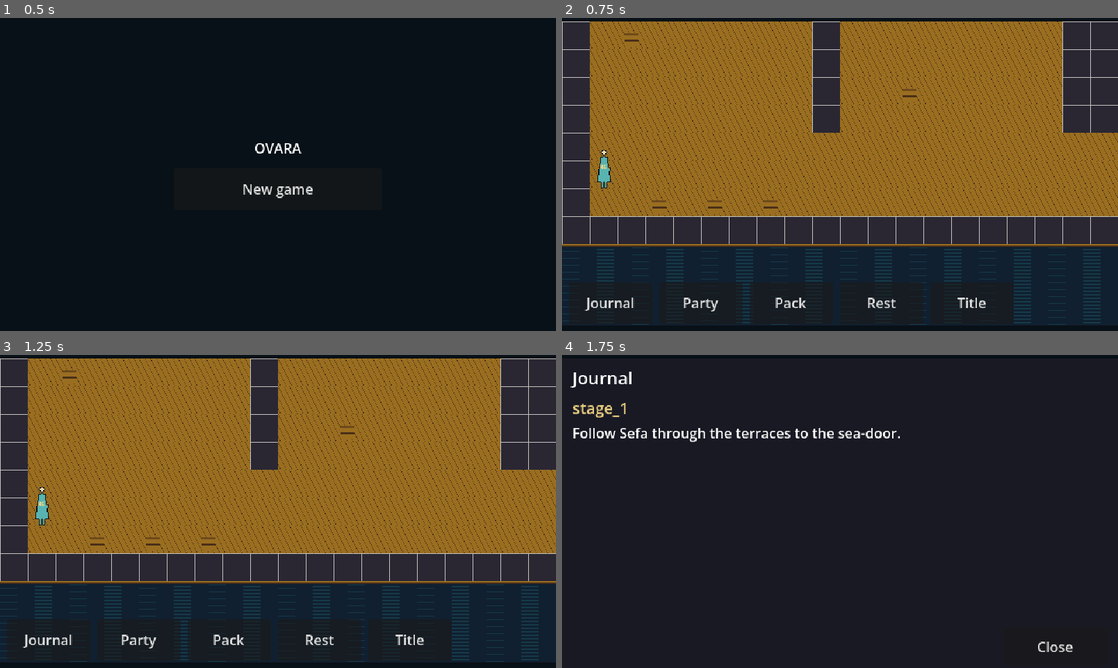
Above: before the commit, frames 1-4 (two rows, left to right).
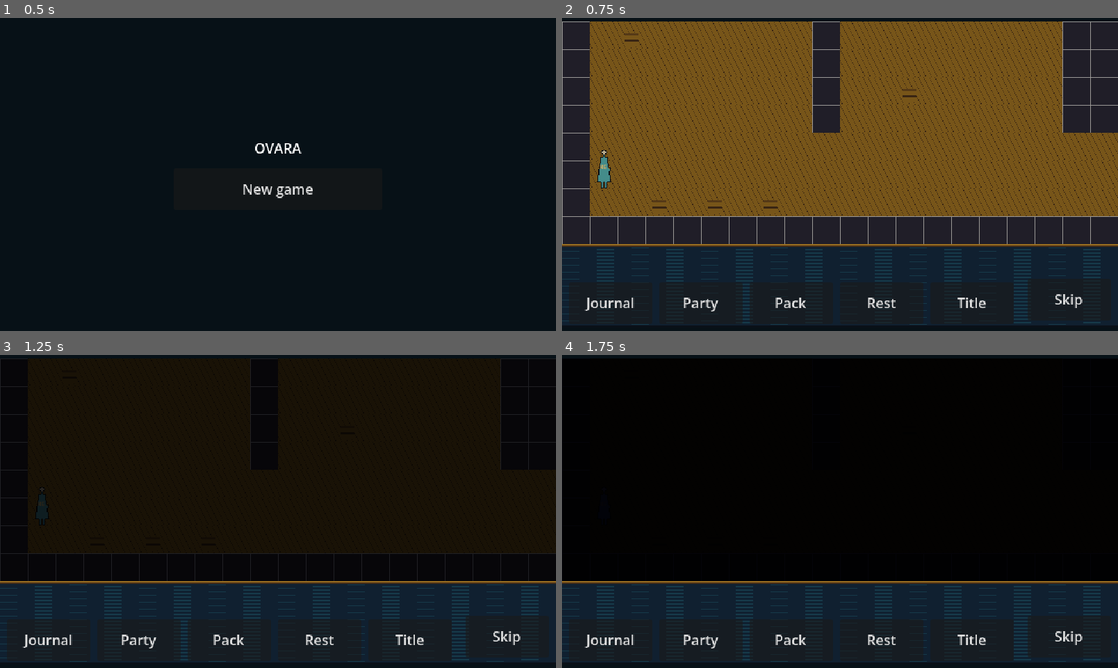
Above: after the commit, the same moments.

Repository: UrsSchweigert/ovara-game
Game: Godot game, scene res://scenes/title/title.tscn
Same seed, same stepped clock (60 frames per second), same inputs: the game is played once before the commit and once after it.
Inputs:
- Up to frame 1 (0.5 s): no input
- Up to frame 2 (0.75 s): click "New game" at 0.5 s
- Up to frame 3 (1.25 s): no input
- Up to frame 4 (1.75 s): click "Journal" at 1.25 s

Frame 1 is identical in both runs. In frame 2, 51% of the frame differs, in the area x 0-100%, y 1-97%; in frame 3, 71%; in frame 4, 74%, in the area x 0-100%, y 1-98%.

Commit message:
Cut-scene player on the exploring map, skippable [M2.5] (#96)
* cutscene-player-scene: cut-scene player drawn over the exploring scene [M2.5]

Co-Authored-By: Claude Sonnet 5.5 <noreply@anthropic.com>

* cutscene-player-scene: say steps use the dialogue panel's lines-only mode; light dims only the world [M2.5]

Co-Authored-By: Claude Opus 5.5 <noreply@anthropic.com>

* cutscene-player-scene: walked people with no figure get a placeholder and stay drawn after the scene [M2.5]

Co-Authored-By: Claude Sonnet 5.5 <noreply@anthropic.com>

* cutscene-player-scene: walked figures come from the session's walked_here view, so they clear at scene end and never leak into other areas [M2.5]

Co-Authored-By: Claude Opus 5.5 <noreply@anthropic.com>

---------

Co-authored-by: harness <harness@localhost>
Co-authored-by: Claude Sonnet 5.5 <noreply@anthropic.com>

Diff:
--- a/game/rules/session.gd
+++ b/game/rules/session.gd
@@ -171,11 +171,34 @@
 		var d: Dictionary = p
 		var id: String = str(d.get("id", ""))
 		if people.has(id) and Area.holds(d.get("when"), world):
-			out.append({"kind": "person", "id": id, "cell": Area.cell_of(d.get("cell", [0, 0])), "portrait": People.portrait_key(_person(id))})
+			var canon: String = str(_person(id).get("canon", ""))
+			var moved: Variant = world.call("figure_cell", canon)
+			var cell: Vector2i = moved if moved is Vector2i else Area.cell_of(d.get("cell", [0, 0]))
+			out.append({"kind": "person", "id": id, "canon": canon, "cell": cell, "portrait": People.portrait_key(_person(id))})
 	for id: Variant in shops:
 		var shop: Dictionary = shops[id]
 		if str(shop.get("area", "")) == area_id():
 			out.append({"kind": "keeper", "id": str(id), "cell": Area.cell_of(shop.get("cell", [0, 0])), "portrait": ""})
+	return out
+
+
+## Who a finished cut scene set in this area walked in and the area does not list:
+## [{"canon", "cell"}], standing where the last walk left them. Drawn only, never talked to.
+func walked_here() -> Array[Dictionary]:
+	var out: Array[Dictionary] = []
+	var listed: Array[String] = []
+	for who: Dictionary in people_here():
+		listed.append(str(who.get("canon", "")))
+	for sid: Variant in cutscenes:
+		var data: Dictionary = cutscenes[sid]
+		if str(data.get("area", "")) != area_id() or not bool(world.call("has_seen_scene", str(sid))):
+			continue
+		for step: Variant in data.get("steps", []):
+			var canon: String = str((step as Dictionary).get("who", ""))
+			var cell: Variant = world.call("figure_cell", canon)
+			if str((step as Dictionary).get("op", "")) == "walk" and cell is Vector2i and not listed.has(canon):
+				listed.append(canon)
+				out.append({"canon": canon, "cell": cell})
 	return out
 
 
--- /dev/null
+++ b/game/scenes/cutscene/cutscene_player.gd
@@ -0,0 +1,162 @@
+extends Control
+## Cut-scene player: draws what the session's cut-scene runner returns, one step at a time.
+## It decides nothing: the runner holds the steps, the walks and the end state.
+
+signal finished
+
+const DialoguePanel: GDScript = preload("res://ui/dialogue/dialogue_panel.gd")
+
+const TILE: int = 32
+const STEP_SECONDS: float = 0.14
+const PAN_SECONDS: float = 0.8
+const FADE_SECONDS: float = 0.8
+const SKIP_SIZE: Vector2 = Vector2(96, 48)
+const PANEL_AT: Vector2 = Vector2(8, 8)
+const FONT_SIZE: int = 16
+## The light step's field in the cut-scene data, 0 dark to 1 full; split because the glossary bans the plain word.
+const LIGHT_KEY: String = "lev" + "el"
+const DARK: Color = Color(0.02, 0.02, 0.05)
+
+var _session: RefCounted = null
+var _paths: Dictionary = {}
+var _world: Node2D = null
+var _figures: Dictionary = {}
+var _camera_for: Callable = Callable()
+var _make_figure: Callable = Callable()
+var _tween: Tween = null
+var _panel: Control = null
+var _done: bool = false
+
+
+## `figures` maps a person's canon id to its sprite; `camera_for` maps a cell to the world's position;
+## `make_figure` gives a placeholder sprite to a walked person who has none yet.
+func setup(session: RefCounted, paths: Dictionary, world: Node2D, figures: Dictionary, camera_for: Callable, make_figure: Callable) -> void:
+	_session = session
+	_paths = paths
+	_world = world
+	_figures = figures
+	_camera_for = camera_for
+	_make_figure = make_figure
+
+
+## Covers the whole frame so taps on the map and the band wait for the scene. Light dims only the
+## world's own modulate, so the panel, the band and Skip stay at full light.
+func _ready() -> void:
+	mouse_filter = Control.MOUSE_FILTER_STOP
+	if bool((_session.get("scene") as RefCounted).call("skippable")):
+		var skip: Button = Button.new()
+		skip.text = "Skip"
+		skip.custom_minimum_size = SKIP_SIZE
+		skip.size = SKIP_SIZE
+		skip.position = Vector2(size.x - SKIP_SIZE.x - 8, size.y - SKIP_SIZE.y - 8)
+		skip.add_theme_font_size_override("font_size", FONT_SIZE)
+		skip.pressed.connect(_skip)
+		add_child(skip)
+	_show(_session.call("scene_step"))
+
+
+## Draws one step. An empty step means the scene is over.
+func _show(step: Dictionary) -> void:
+	_close_panel()
+	if step.is_empty():
+		_finish()
+		return
+	match str(step["op"]):
+		"walk":
+			_walk(step)
+		"say":
+			_say(step)
+		"camera":
+			_camera(step)
+		"light":
+			_light(step)
+		_:
+			_next()
+
+
+func _next() -> void:
+	if _done:
+		return
+	_show(_session.call("advance_scene"))
+
+
+func _new_tween() -> Tween:
+	_stop_tween()
+	_tween = create_tween()
+	return _tween
+
+
+func _stop_tween() -> void:
+	if _tween != null:
+		_tween.kill()
+		_tween = null
+
+
+func _walk(step: Dictionary) -> void:
+	var sprite: Sprite2D = _figures.get(str(step["who"]), null)
+	if sprite == null:
+		sprite = _make_figure.call(str(step["who"]))
+		_figures[str(step["who"])] = sprite
+	var to: Array = step["to"]
+	var at: Vector2 = Vector2(int(to[0]) * TILE + TILE / 2, (int(to[1]) + 1) * TILE)
+	var tween: Tween = _new_tween()
+	# Along x, then along y, one tile at a time, always on whole pixels.
+	var here: Vector2 = sprite.position
+	var corner: Vector2 = Vector2(at.x, here.y)
+	for leg: Array in [[here, corner], [corner, at]]:
+		var from: Vector2 = leg[0]
+		var goal: Vector2 = leg[1]
+		var tiles: int = roundi((goal - from).length() / TILE)
+		for i: int in tiles:
+			var a: Vector2 = from.lerp(goal, float(i) / tiles)
+			var b: Vector2 = from.lerp(goal, float(i + 1) / tiles)
+			tween.tween_method(func(t: float) -> void: sprite.position = a.lerp(b, t).round(), 0.0, 1.0, STEP_SECONDS)
+	tween.tween_callback(_next)
+
+
+func _camera(step: Dictionary) -> void:
+	var to: Array = step["to"]
+	var goal: Vector2 = _camera_for.call(Vector2i(int(to[0]), int(to[1])))
+	var from: Vector2 = _world.position
+	var tween: Tween = _new_tween()
+	tween.tween_method(func(t: float) -> void: _world.position = from.lerp(goal, t).round(), 0.0, 1.0, PAN_SECONDS)
+	tween.tween_callback(_next)
+
+
+func _light(step: Dictionary) -> void:
+	var goal: Color = DARK.lerp(Color.WHITE, clampf(float(step[LIGHT_KEY]), 0.0, 1.0))
+	var tween: Tween = _new_tween()
+	tween.tween_property(_world, "modulate", goal, FADE_SECONDS)
+	tween.tween_callback(_next)
+
+
+## The dialogue panel in its lines-only mode shows the step's lines together; its tap after them moves on.
+func _say(step: Dictionary) -> void:
+	if (step["lines"] as Array).is_empty():
+		_next()
+		return
+	_panel = DialoguePanel.new()
+	_panel.call("setup_lines", [{"speaker": str(step["speaker"]), "portrait": str(step["portrait"]), "lines": step["lines"]}], _paths)
+	_panel.position = PANEL_AT
+	_panel.closed.connect(_next)
+	add_child(_panel)
+
+
+func _close_panel() -> void:
+	if _panel != null:
+		_panel.queue_free()
+		_panel = null
+
+
+func _skip() -> void:
+	if _done or not bool(_session.call("skip_scene")["ok"]):
+		return
+	_finish()
+
+
+func _finish() -> void:
+	_done = true
+	_stop_tween()
+	_close_panel()
+	_world.modulate = Color.WHITE
+	finished.emit()
--- a/game/scenes/explore/explore.gd
+++ b/game/scenes/explore/explore.gd
@@ -16,6 +16,7 @@
 const ASSET_ROOT: String = "res://assets/"
 const TITLE: String = "res://scenes/title/title.tscn"
 const DialoguePanel: GDScript = preload("res://ui/dialogue/dialogue_panel.gd")
+const CutscenePlayer: GDScript = preload("res://scenes/cutscene/cutscene_player.gd")
 const StallScreen: GDScript = preload("res://ui/shop/stall_screen.gd")
 const SCREENS: Dictionary = {
 	"Journal": preload("res://ui/screens/journal_screen.gd"),
@@ -45,6 +46,9 @@
 var _clock: float = 0.0
 var _dialogue: Control = null
 var _screen: Control = null
+var _cutscene: Control = null
+## Person canon id -> the sprite standing for them, for the cut-scene player.
+var _figures: Dictionary = {}
 
 
 func _ready() -> void:
@@ -61,6 +65,8 @@
 	_build_view()
 	_build_band()
 	_redraw()
+	if not (_session.call("scene_step") as Dictionary).is_empty():
+		_play_scene()
 
 
 ## Keeps the 640-pixel frame centred when the screen is wider or taller than the base size.
@@ -170,8 +176,11 @@
 	for thing: Dictionary in area.call("visible_things", world, false):
 		var cell: Vector2i = area.call("cell_of", thing["cell"])
 		_place(_texture("thing-supply"), cell)
+	_figures = {}
 	for who: Dictionary in _session.call("people_here"):
-		_place(_figure_of(who), who["cell"])
+		_figures[str(who.get("canon", ""))] = _place(_figure_of(who), who["cell"])
+	for walked: Dictionary in _session.call("walked_here"):
+		_figures[str(walked["canon"])] = _place(_texture(KEEPER_FIGURE), walked["cell"])
 	_party = _place(_texture("figure-hero"), _session.call("cell"))
 	_follow()
 
@@ -225,10 +234,38 @@
 
 ## Camera: whole pixels, centred on the party, clamped to the area (centred if it is smaller).
 func _follow() -> void:
+	_world.position = _camera_for(_session.call("cell"))
+
+
+func _play_scene() -> void:
+	_cutscene = CutscenePlayer.new()
+	_cutscene.call("setup", _session, _paths, _world, _figures, _camera_for, _walk_in)
+	_cutscene.size = _frame.size
+	_cutscene.finished.connect(_end_scene)
+	_frame.add_child(_cutscene)
+	_pressed = false
+	_holding = false
+
+
+## A placeholder figure for a person a cut scene walks who is not drawn yet, standing on the party's
+## cell. It lives only until the next redraw; after the scene the session's walked_here says who stays.
+func _walk_in(canon: String) -> Sprite2D:
+	var s: Sprite2D = _place(_texture(KEEPER_FIGURE), _session.call("cell"))
+	_figures[canon] = s
+	return s
+
+
+func _end_scene() -> void:
+	_cutscene.queue_free()
+	_cutscene = null
+	_redraw()
+
+
+## Where the world sits to centre `cell` in the view.
+func _camera_for(cell: Vector2i) -> Vector2:
 	var area: RefCounted = _session.call("current_area")
 	var world: RefCounted = _session.get("world")
 	var size: Vector2i = Vector2i(int(area.call("width", world)), int(area.call("height", world))) * TILE
-	var cell: Vector2i = _session.call("cell")
 	var at: Vector2i = cell * TILE + Vector2i(TILE / 2, TILE / 2)
 	var cam: Vector2i = Vector2i.ZERO
 	for axis: int in 2:
@@ -236,7 +273,7 @@
 			cam[axis] = (size[axis] - VIEW[axis]) / 2
 		else:
 			cam[axis] = clampi(at[axis] - VIEW[axis] / 2, 0, size[axis] - VIEW[axis])
-	_world.position = Vector2(-cam)
+	return Vector2(-cam)
 
 
 func _tile_at(local: Vector2) -> Vector2i:
@@ -245,7 +282,7 @@
 
 
 func _on_view_input(event: InputEvent) -> void:
-	if _dialogue != null or _screen != null:
+	if _dialogue != null or _screen != null or _cutscene != null:
 		return
 	if event is InputEventMouseButton and (event as InputEventMouseButton).button_index == MOUSE_BUTTON_LEFT:
 		var b: InputEventMouseButton = event
--- a/game/ui/dialogue/dialogue_panel.gd
+++ b/game/ui/dialogue/dialogue_panel.gd
@@ -22,6 +22,8 @@
 var _topics: ScrollContainer = null
 var _rows: VBoxContainer = null
 var _text: Label = null
+## Lines only: shows the given panels with no topics and no Close, then emits `closed` after the last.
+var _lines_only: bool = false
 
 
 ## Opens on `person_id`'s topic list. `paths` maps an asset key to its manifest path.
@@ -29,6 +31,13 @@
 	_session = session
 	_person_id = person_id
 	_paths = paths
+
+
+## Opens on `panels` ({"speaker", "portrait", "lines"} each) with no topic list, as a cut scene's say step.
+func setup_lines(panels: Array, paths: Dictionary) -> void:
+	_panels = panels
+	_paths = paths
+	_lines_only = true
 
 
 func _ready() -> void:
@@ -57,6 +66,7 @@
 	close.size = Vector2(PORTRAIT_SIZE.x, ROW_HEIGHT)
 	close.add_theme_font_size_override("font_size", FONT_SIZE)
 	close.pressed.connect(func() -> void: closed.emit())
+	close.visible = not _lines_only
 	add_child(close)
 	_topics = ScrollContainer.new()
 	_topics.position = BODY_RECT.position
@@ -75,7 +85,12 @@
 	_text.add_theme_font_size_override("font_size", FONT_SIZE)
 	_text.mouse_filter = Control.MOUSE_FILTER_IGNORE
 	add_child(_text)
-	_show_topics()
+	if _lines_only:
+		_topics.visible = false
+		_index = 0
+		_show_panel()
+	else:
+		_show_topics()
 
 
 func _texture(key: String) -> Texture2D:
@@ -179,5 +194,7 @@
 	_index += 1
 	if _index < _panels.size():
 		_show_panel()
+	elif _lines_only:
+		closed.emit()
 	else:
 		_show_topics()
Not shown, added: game/scenes/cutscene/cutscene_player.gd.uid
